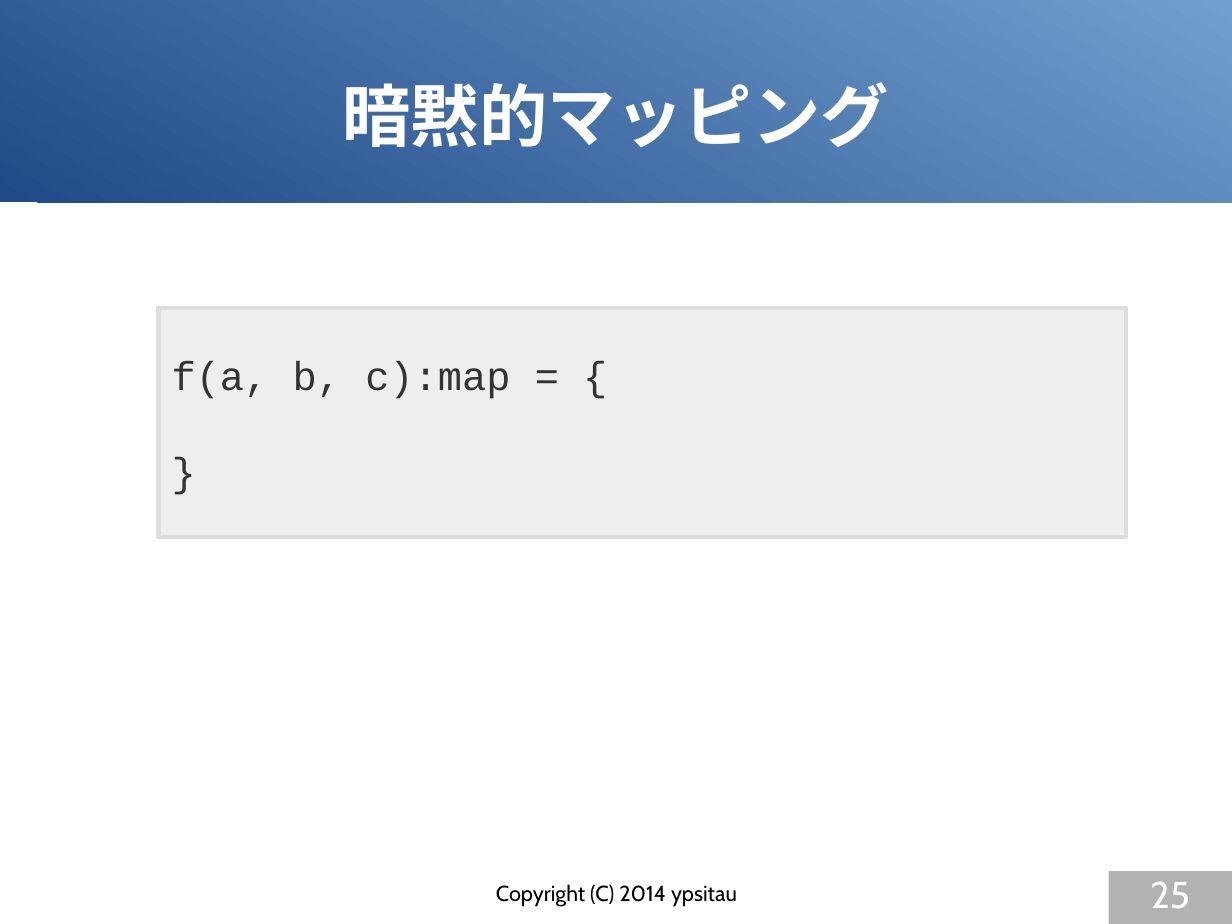
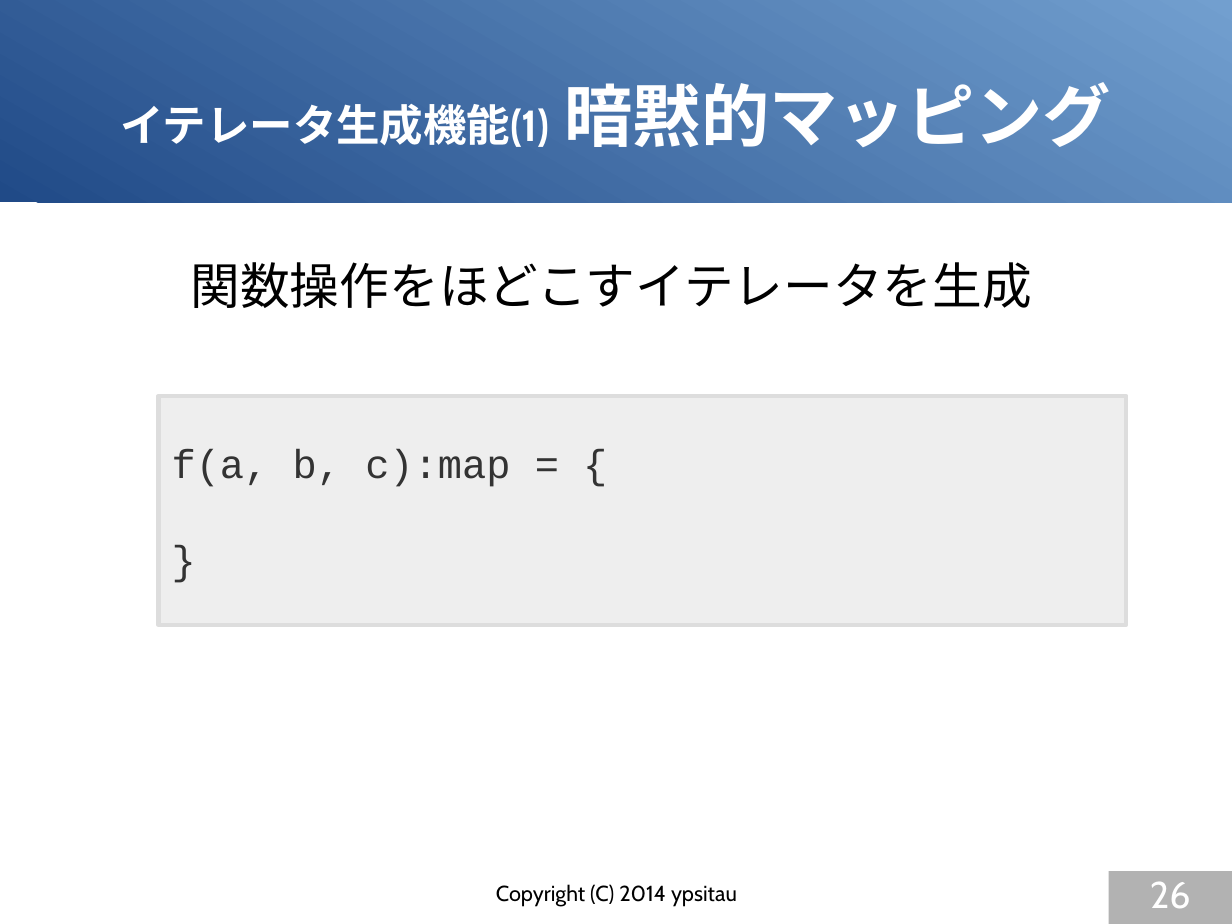
Before and after one commit to gura-lang/gura-doc, a slide deck: slide 26 of presentation/gura-introduction.odp (slide 25 before the commit). Drawn at 1232x924 pixels with LibreOffice and Linux fonts; fonts in the diff are those of the drawing. Boxes give left, top, right and bottom in pixels: in the first picture for what was removed or moved away, otherwise in the second. Text is boxed around its words. In the diff, an @@ line names an element or a change of style, - is before the commit and + after.

```diff
--- a/presentation/gura-introduction.odp
+++ b/presentation/gura-introduction.odp
@@ title at [120, 82, 1111, 147]: text changed; size 44 to 28 pt @@
-暗黙的マッピング
+イテレータ生成機能(1) 暗黙的マッピング
@@ text added at [191, 262, 1032, 308], 32 pt, text #000000 @@
+関数操作をほどこすイテレータを生成
@@ rectangle "f(a, b, c):map = {": place and size @@
-rectangle "f(a, b, c):map = {" at [159, 309, 1127, 538]
+rectangle "f(a, b, c):map = {" at [159, 396, 1127, 625]
@@ page number at [1150, 881, 1191, 908]: text changed @@
-25
+26
```
Also in this commit, not shown: 7 other slides changed, 2 slides added, 1 slide removed.
